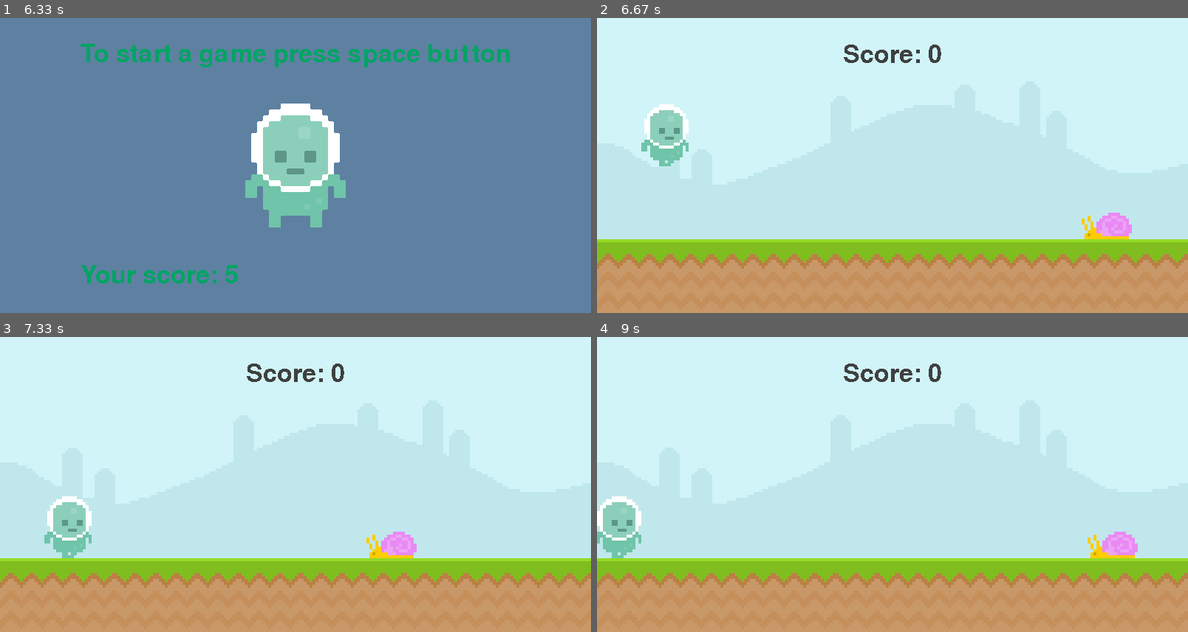
Above: before the commit, frames 1-4 (two rows, left to right).
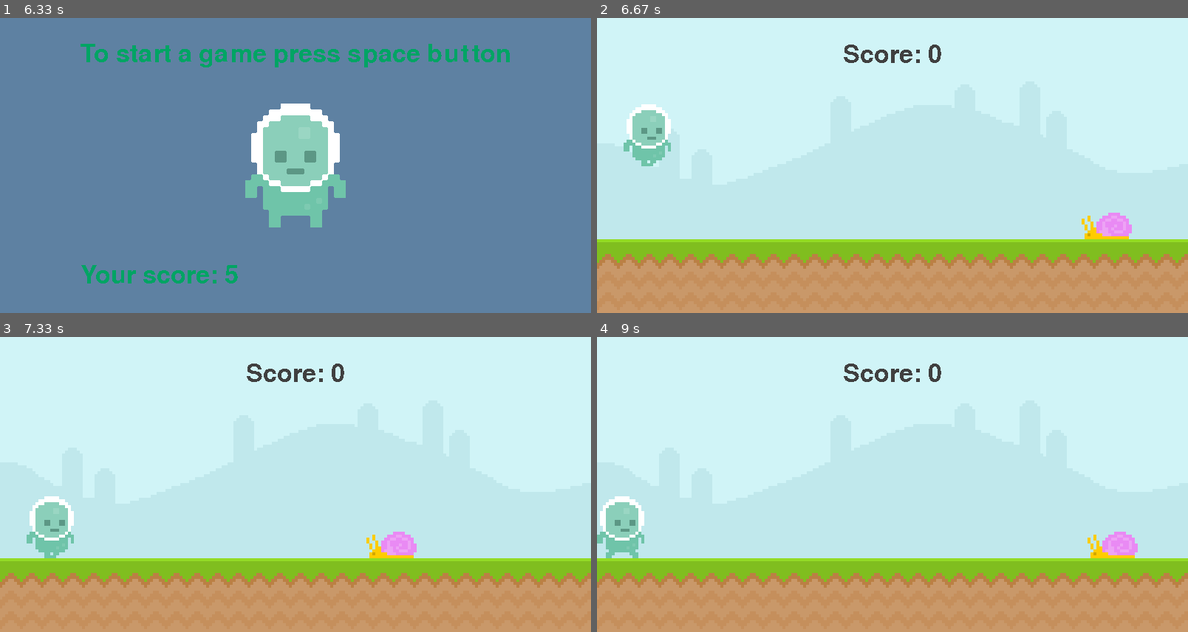
Above: after the commit, the same moments.

Repository: finziamit/PyGame
Game: pygame game, started from first_game.py
Same seed, same stepped clock (60 frames per second), same inputs: the game is played once before the commit and once after it.
Inputs:
- Up to frame 1 (6.33 s): tap Space at 0.33, 1.3, 1.6, 1.73, 2.03, 2.4, 2.7, 2.9, 3.2, 3.4, 3.7, 3.9, 4.2, 4.47, 4.77, 4.9, 5.2, 5.57, 5.87, 6.07 s; hold Left 0.67-1.2 s; hold Left 1.23-1.63 s; hold Right 1.67-2.3 s; hold Left 2.33-2.8 s; hold Right 2.83-3.3 s; hold Right 3.33-3.8 s; hold Left 3.83-4.37 s; hold Left 4.4-4.8 s; hold Right 4.83-5.47 s; hold Left 5.5-5.97 s; hold Right from 6 s (still down)
- Up to frame 2 (6.67 s): tap Space at 6.37, 6.57 s; release Right at 6.47 s; hold Right from 6.5 s (still down)
- Up to frame 3 (7.33 s): tap Space at 6.87, 7.07 s; release Right at 6.97 s; hold Left from 7 s (still down)
- Up to frame 4 (9 s): tap Space at 7.37, 7.63, 7.93, 8.07, 8.37, 8.73 s; release Left at 7.53 s; hold Left 7.57-7.97 s; hold Right 8-8.63 s; hold Left from 8.67 s (still down)

Frame 1 is identical in both runs. In frame 2, 1.5% of the frame differs, in the area x 4-16%, y 29-51%; in frame 3, 1.5%; in frame 4, 0.5%.

Commit message:
Fixing play again initial movment bug

Diff:
--- a/first_game.py
+++ b/first_game.py
@@ -132,6 +132,10 @@
         screen.blit(instructions_text_surface, instructions_text_rect)
         final_score_surface = test_font.render(f"Your score: {top_score}", False, game_deactivated_text_color)
         final_score_rect = instructions_text_surface.get_rect(center = (screen_width//2,screen_height - 50))
+        move_right = False
+        move_left = False
+        player_walking_mod = 1
+        player_surface = pygame.image.load('graphics/Player/player_walk_1.png').convert_alpha()
         if top_score: screen.blit(final_score_surface, final_score_rect)
 
     pygame.display.update()
